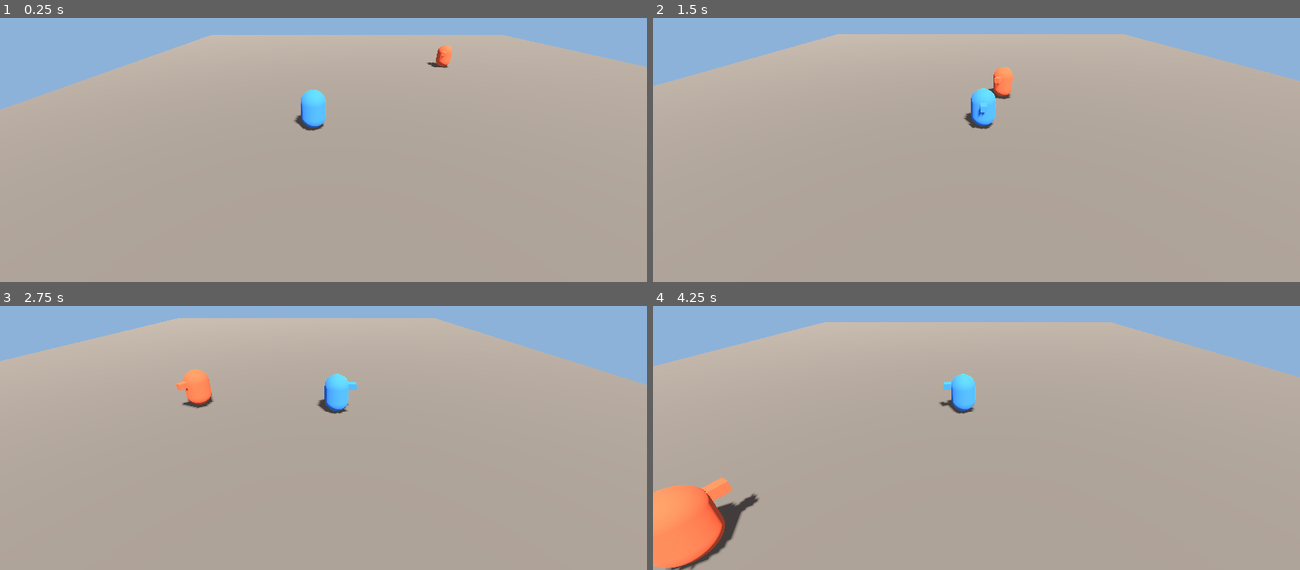
Above: before the commit, frames 1-4 (two rows, left to right).
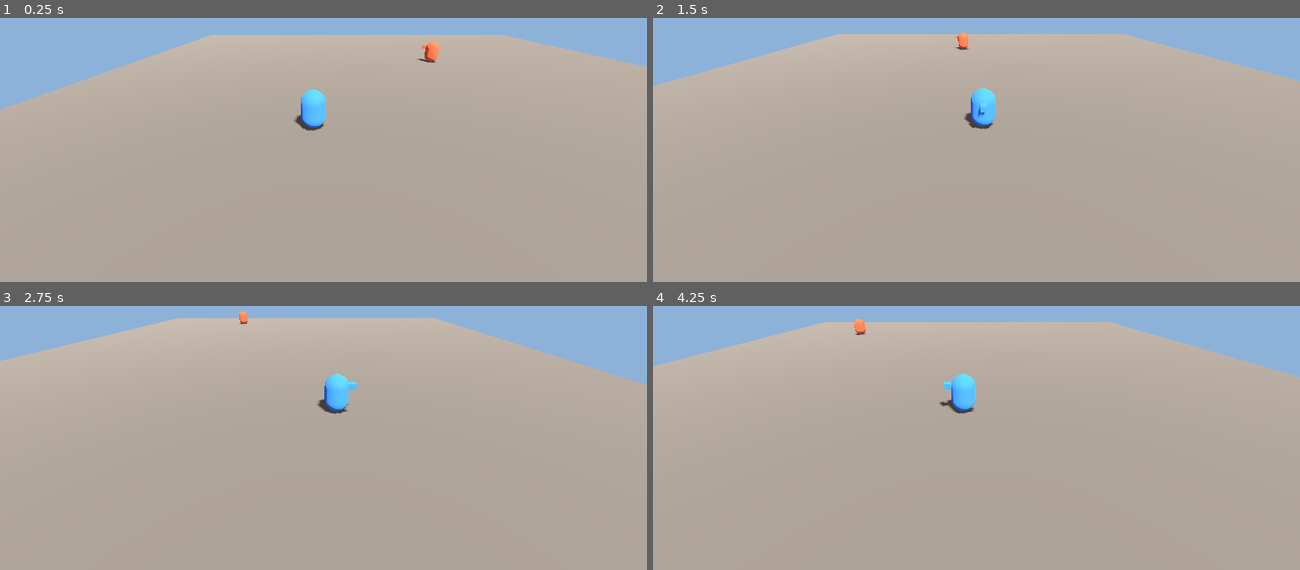
Above: after the commit, the same moments.

Repository: grump606/Scrap-Heap-Heroes
Game: Godot game, scene res://scenes/main.tscn
Same seed, same stepped clock (60 frames per second), same inputs: the game is played once before the commit and once after it.
Inputs (mouse positions are in pixels of both pictures, inside the frame that each line leads up to):
- Up to frame 1 (0.25 s): no input
- Up to frame 2 (1.5 s): tap Enter at 0.5 s; move the mouse to (1118, 81) at 0.52 s; hold D (move_right) 0.53-1.28 s; click (1118, 81) at 0.67 s; move the mouse to (847, 118) at 1.27 s; hold S (move_back) from 1.28 s (still down)
- Up to frame 3 (2.75 s): move the mouse to (388, 308) at 2.02 s; release S (move_back) at 2.03 s; hold D (move_right) from 2.03 s (still down)
- Up to frame 4 (4.25 s): move the mouse to (944, 461) at 2.77 s; release D (move_right) at 2.78 s; hold W (move_forward) 2.78-3.53 s; click (944, 461) at 2.92 s; move the mouse to (1170, 443) at 3.52 s; hold A (move_left) from 3.53 s (still down)

The runs differ from the first frame. In frame 1, 0.3% of the frame differs, in the area x 64-70%, y 8-19%; in frame 2, 0.4%; in frame 3, 0.6%; in frame 4, 3.8%, in the area x 0-33%, y 4-100%.

Commit message:
Harden tests, sim isolation, seeding and replay serialization
- Test runner fails tests that hit script errors, push_error or failed
  asserts (Godot 4.5+ Logger hook) and reports test files that fail to
  load instead of crashing.
- Sim isolation check uses regex rules, ignores comments, and covers
  global RNG calls, Time/OS/Engine/ProjectSettings, file IO and loading;
  a self-test checks the rules against known good and bad lines.
- max_ticks_per_frame moves from MatchRules to MatchRunner: it is frame
  pacing, not versioned gameplay data.
- SimRng.derive_seed hashes seed and stream with SHA-256 instead of a
  linear mix that collided across seeds.
- Replays restore ints after a JSON round trip and store the seed as a
  string so seeds above 2^53 survive. Replay format 3, game version 0.1.1.

Co-Authored-By: Claude Opus 5.5 <noreply@anthropic.com>

Diff:
--- a/data/match_rules.tres
+++ b/data/match_rules.tres
@@ -5,7 +5,6 @@
 [resource]
 script = ExtResource("1")
 tick_rate = 60
-max_ticks_per_frame = 5
 arena_half_size = 20.0
 hero_move_speed = 6.0
 hero_acceleration = 40.0
--- a/game/app/match_runner.gd
+++ b/game/app/match_runner.gd
@@ -6,6 +6,9 @@
 extends Node3D
 
 @export var match_seed: int = 12345
+## Catch-up cap after a long frame or alt-tab (prevents the spiral of death).
+## Frame pacing only: it never changes what the sim computes, so it isn't in MatchRules.
+@export var max_ticks_per_frame: int = 5
 
 var session: MatchSession
 var clock: TickClock
@@ -20,7 +23,7 @@
 
 func start_match(setup: MatchSetup) -> void:
 	session = MatchSession.new(setup)
-	clock = TickClock.new(setup.rules.tick_rate, setup.rules.max_ticks_per_frame)
+	clock = TickClock.new(setup.rules.tick_rate, max_ticks_per_frame)
 
 	_world_view = WorldView.new()
 	add_child(_world_view)
--- a/game/sim/core/command.gd
+++ b/game/sim/core/command.gd
@@ -12,6 +12,7 @@
 var player_id: int
 var tick: int
 var type: int
+## Integers only: analog values are quantized, and replays restore numbers as ints.
 var payload: Dictionary
 ## Arrival order inside a tick, set by CommandBuffer. Used only as a tiebreak.
 var seq: int = 0
--- a/game/sim/core/match_rules.gd
+++ b/game/sim/core/match_rules.gd
@@ -4,8 +4,6 @@
 extends Resource
 
 @export var tick_rate: int = 60
-## Catch-up cap after a long frame or alt-tab (prevents the spiral of death).
-@export var max_ticks_per_frame: int = 5
 @export var arena_half_size: float = 20.0
 @export var hero_move_speed: float = 6.0
 @export var hero_acceleration: float = 40.0
--- a/game/sim/core/replay_log.gd
+++ b/game/sim/core/replay_log.gd
@@ -1,10 +1,12 @@
 ## Everything needed to replay a match exactly: seed, versions, slots (with
 ## spawns), every command, and state hashes to catch desyncs. File IO lives in
-## the app layer; this class is plain data and survives a JSON round trip.
+## the app layer; this class is plain data and survives a JSON round trip:
+## from_dict restores the ints JSON turns into floats, and the seed is stored
+## as a string because JSON numbers lose precision above 2^53.
 class_name ReplayLog
 extends RefCounted
 
-const FORMAT_VERSION := 2
+const FORMAT_VERSION := 3
 ## A state hash is recorded every this many ticks.
 const HASH_INTERVAL := 60
 
@@ -79,7 +81,7 @@
 func to_dict() -> Dictionary:
 	return {
 		"format": FORMAT_VERSION,
-		"seed": match_seed,
+		"seed": str(match_seed),
 		"game_version": game_version,
 		"data_version": data_version,
 		"slots": slots.duplicate(true),
@@ -97,12 +99,32 @@
 		push_warning("replay format %d not supported (expected %d)" % [format, FORMAT_VERSION])
 		return null
 	var r := ReplayLog.new()
-	r.match_seed = int(d["seed"])
+	r.match_seed = str(d["seed"]).to_int()
 	r.game_version = str(d.get("game_version", ""))
 	r.data_version = int(d.get("data_version", 0))
-	r.slots = d.get("slots", []).duplicate(true)
-	r.commands = d.get("commands", []).duplicate(true)
-	r.hashes = d.get("hashes", []).duplicate(true)
+	for s in d.get("slots", []):
+		var sp: Array = s["spawn"]
+		r.slots.append({
+			"player_id": int(s["player_id"]),
+			"team": int(s["team"]),
+			"hero_id": str(s["hero_id"]),
+			"spawn": [float(sp[0]), float(sp[1]), float(sp[2])],
+		})
+	for c in d.get("commands", []):
+		r.commands.append(_normalized_command(c))
+	for e in d.get("hashes", []):
+		r.hashes.append([int(e[0]), str(e[1])])
 	r.final_tick = int(d.get("final_tick", 0))
 	r.final_hash = str(d.get("final_hash", ""))
 	return r
+
+
+## Command payloads hold only quantized integers (see Command), so any number
+## in one is restored to int.
+static func _normalized_command(c: Dictionary) -> Dictionary:
+	var payload := {}
+	var src: Dictionary = c.get("payload", {})
+	for k in src:
+		var v: Variant = src[k]
+		payload[str(k)] = int(v) if (v is float or v is int) else v
+	return {"player_id": int(c["player_id"]), "tick": int(c["tick"]), "type": int(c["type"]), "payload": payload}
--- a/game/sim/core/sim_rng.gd
+++ b/game/sim/core/sim_rng.gd
@@ -20,9 +20,19 @@
 		_streams[s] = r
 
 
-## Mixes a base seed with a stream id. Deterministic on every platform.
+## Mixes a base seed with a stream id: the first 8 bytes of SHA-256 over both.
+## Nearby seeds or stream ids give unrelated results, no two (seed, stream)
+## pairs collide in practice, and there is no integer overflow to worry about.
+## Deterministic on every platform.
 static func derive_seed(p_seed: int, stream_id: int) -> int:
-	return p_seed + (stream_id + 1) * 1000003
+	var bytes := PackedByteArray()
+	bytes.resize(16)
+	bytes.encode_s64(0, p_seed)
+	bytes.encode_s64(8, stream_id)
+	var ctx := HashingContext.new()
+	ctx.start(HashingContext.HASH_SHA256)
+	ctx.update(bytes)
+	return ctx.finish().decode_s64(0)
 
 
 func randf_in(stream: int, lo: float, hi: float) -> float:
--- a/project.godot
+++ b/project.godot
@@ -6,7 +6,7 @@
 [application]
 
 config/name="Scrap Heap Heroes"
-config/version="0.1.0"
+config/version="0.1.1"
 run/main_scene="res://scenes/main.tscn"
 config/features=PackedStringArray("4.3", "Forward Plus")
 
--- /dev/null
+++ b/tests/error_capture.gd
@@ -0,0 +1,32 @@
+## Collects script errors (and push_error / failed asserts) while tests run, so
+## a test that crashes partway through counts as a failure, not a pass.
+## Uses Logger, which needs Godot 4.5+; run_tests.gd loads this only when the
+## engine has it. No class_name, so older engines never parse it.
+extends Logger
+
+var _mutex := Mutex.new()
+var _errors: Array[String] = []
+
+
+func _log_error(function: String, file: String, line: int, code: String, rationale: String,
+		_editor_notify: bool, error_type: int, _script_backtraces: Array[ScriptBacktrace]) -> void:
+	# Warnings are allowed: some tests trigger them on purpose (rejected replays).
+	if error_type == ERROR_TYPE_WARNING:
+		return
+	var what := rationale if rationale != "" else code
+	_mutex.lock()
+	_errors.append("%s (%s:%d in %s)" % [what, file.get_file(), line, function])
+	_mutex.unlock()
+
+
+func _log_message(_message: String, _error: bool) -> void:
+	pass
+
+
+## Returns the errors seen since the last call and clears them.
+func take() -> Array[String]:
+	_mutex.lock()
+	var out := _errors.duplicate()
+	_errors.clear()
+	_mutex.unlock()
+	return out
--- a/tests/run_tests.gd
+++ b/tests/run_tests.gd
@@ -1,6 +1,10 @@
 ## Headless test runner. No window, no scenes, no audio.
+##   godot --headless --path . --import   (once, on a fresh checkout)
 ##   godot --headless --path . -s res://tests/run_tests.gd
 ## Exits 0 when every test passes, 1 otherwise.
+##
+## A test fails if a check fails, or (Godot 4.5+) if it raises a script error,
+## push_error or failed assert, which would otherwise end it early but silently.
 extends SceneTree
 
 const TEST_FILES := [
@@ -9,27 +13,49 @@
 	"res://tests/sim/test_determinism.gd",
 	"res://tests/sim/test_replay.gd",
 	"res://tests/sim/test_sim_isolation.gd",
+	"res://tests/sim/test_sim_rng.gd",
 ]
+const ERROR_CAPTURE_PATH := "res://tests/error_capture.gd"
 
 
 func _initialize() -> void:
+	var capture: Object = null
+	if ClassDB.class_exists("Logger"):
+		capture = load(ERROR_CAPTURE_PATH).new()
+		OS.add_logger(capture)
+	else:
+		print("  NOTE  Godot < 4.5: script errors inside tests are not detected")
+
 	var passed := 0
 	var failed := 0
 	for path in TEST_FILES:
 		var script: GDScript = load(path)
+		if script == null or not script.can_instantiate():
+			failed += 1
+			print("  FAIL  %s :: could not load (parse error?)" % path.get_file())
+			continue
 		for m in script.get_script_method_list():
 			var method: String = m["name"]
 			if not method.begins_with("test_"):
 				continue
+			if capture != null:
+				capture.take()  # Drop anything logged between tests.
 			var t: TestCase = script.new()
 			t.call(method)
-			if t.failures.is_empty():
+			var problems: Array[String] = t.failures.duplicate()
+			if capture != null:
+				for e in capture.take():
+					problems.append("error: " + e)
+			if problems.is_empty():
 				passed += 1
 				print("  PASS  %s :: %s" % [path.get_file(), method])
 			else:
 				failed += 1
 				print("  FAIL  %s :: %s" % [path.get_file(), method])
-				for f in t.failures:
+				for f in problems:
 					print("        - " + f)
+
+	if capture != null:
+		OS.remove_logger(capture)
 	print("\n%d passed, %d failed" % [passed, failed])
 	quit(1 if failed > 0 else 0)
--- a/tests/sim/test_replay.gd
+++ b/tests/sim/test_replay.gd
@@ -39,6 +39,21 @@
 	check_eq(re.desync_tick, -1, "no desync reported")
 
 
+func test_json_round_trip_is_exact() -> void:
+	var live := _recorded(23)
+	var before := live.replay.to_dict()
+	var after := ReplayLog.from_dict(JSON.parse_string(JSON.stringify(before))).to_dict()
+	# var_to_str tells 5 from 5.0, which == does not.
+	check_eq(var_to_str(after), var_to_str(before), "same data and types after JSON")
+
+
+func test_large_seed_survives_json() -> void:
+	var r := ReplayLog.new()
+	r.match_seed = 9007199254740993  # 2^53 + 1: not representable as a JSON number
+	var back := ReplayLog.from_dict(JSON.parse_string(JSON.stringify(r.to_dict())))
+	check_eq(back.match_seed, r.match_seed, "seed exact after JSON")
+
+
 func test_tampered_replay_reports_desync() -> void:
 	var live := _recorded(5)
 	var saved := ReplayLog.from_dict(live.replay.to_dict())
--- a/tests/sim/test_sim_isolation.gd
+++ b/tests/sim/test_sim_isolation.gd
@@ -1,11 +1,20 @@
-## Guards the core rule: game/sim/ never touches scenes, input, audio,
-## frame time or global randomness.
+## Guards the core rule: game/sim/ never touches scenes, input, audio, frame
+## time, the OS, file IO or global randomness. Comments are ignored.
 extends TestCase
 
-const FORBIDDEN := [
-	"extends Node", "extends Control", "get_tree(", "get_node(", "Input.",
-	"AudioStream", "_process(", "_physics_process(", "randf()", "randi()",
-	"randomize(", "Time.get_ticks", "OS.get_ticks",
+## [regex, what it catches, file allowed to use it ("" = none)]
+const RULES := [
+	["\\bextends\\s+(Node|Control|CanvasItem)", "a Node class", ""],
+	["\\bget_(tree|node|viewport)\\(", "scene tree access", ""],
+	["\\bInput(Event\\w*)?\\b", "input", ""],
+	["\\bAudio\\w*", "audio", ""],
+	["\\b_(physics_)?process\\(", "frame callbacks", ""],
+	["\\b(Time|OS|Engine|DisplayServer|ProjectSettings)\\.", "engine/OS state or clocks", ""],
+	["\\b(FileAccess|DirAccess|ResourceLoader|ResourceSaver)\\b", "file IO (belongs in the app layer)", ""],
+	["(?<![\\w.])(pre)?load\\(", "loading resources or scenes", ""],
+	# Global random functions. A method call on an RNG (rng.randf_range) is fine.
+	["(?<![\\w.])(randf|randi|randfn|randf_range|randi_range|randomize|seed|rand_from_seed)\\(", "global randomness", ""],
+	["\\bRandomNumberGenerator\\.new\\(", "an RNG outside SimRng", "sim_rng.gd"],
 ]
 
 
@@ -13,9 +22,57 @@
 	var files := _gd_files("res://game/sim")
 	check(files.size() > 5, "found sim scripts")
 	for path in files:
-		var text := FileAccess.get_file_as_string(path)
-		for token in FORBIDDEN:
-			check(not text.contains(token), "%s uses forbidden '%s'" % [path, token])
+		for problem in violations(path.get_file(), FileAccess.get_file_as_string(path)):
+			failures.append("%s: %s" % [path, problem])
+
+
+## The rules themselves must catch what they claim to, or the test above
+## passes for the wrong reason.
+func test_rules_catch_known_violations() -> void:
+	var bad := {
+		"extends Node3D": "a Node class",
+		"var x := randf_range(0, 1)": "global randomness",
+		"randomize()": "global randomness",
+		"var t := Time.get_ticks_msec()": "engine/OS state or clocks",
+		"var d := Input.get_vector(a, b, c, d)": "input",
+		"var s := preload(\"res://x.tscn\")": "loading resources or scenes",
+		"var f := FileAccess.open(p, 1)": "file IO (belongs in the app layer)",
+		"var r := RandomNumberGenerator.new()": "an RNG outside SimRng",
+	}
+	for line in bad:
+		var found := violations("other.gd", line)
+		check(found.size() == 1 and found[0].begins_with(bad[line]), "'%s' should be flagged as %s (got %s)" % [line, bad[line], str(found)])
+
+	var good := [
+		"return _streams[stream].randf_range(lo, hi)",
+		"h.move_input = cmd.move_dir()",
+		"var ok := can_load_replay(r)",
+		"# Never call randf() or touch Input. here.",
+		"func reload_state() -> void:",
+	]
+	for line in good:
+		check(violations("other.gd", line).is_empty(), "'%s' should be allowed (got %s)" % [line, str(violations("other.gd", line))])
+
+	check(violations("sim_rng.gd", "var r := RandomNumberGenerator.new()").is_empty(), "SimRng may create RNGs")
+
+
+## Every rule broken by this source, as "what (line N)".
+static func violations(file_name: String, source: String) -> Array[String]:
+	var out: Array[String] = []
+	var lines := source.split("\n")
+	for rule in RULES:
+		if rule[2] != "" and file_name == rule[2]:
+			continue
+		var re := RegEx.create_from_string(rule[0])
+		for i in lines.size():
+			if re.search(_strip_comment(lines[i])) != null:
+				out.append("%s (line %d)" % [rule[1], i + 1])
+	return out
+
+
+static func _strip_comment(line: String) -> String:
+	var hash_at := line.find("#")
+	return line if hash_at == -1 else line.substr(0, hash_at)
 
 
 func _gd_files(dir_path: String) -> Array[String]:
--- /dev/null
+++ b/tests/sim/test_sim_rng.gd
@@ -0,0 +1,23 @@
+extends TestCase
+
+
+func test_derived_seeds_do_not_collide() -> void:
+	var seen := {}
+	for s in [0, 1, 2, 42, 43, 1000003, 1000045, -1]:
+		for stream in 8:
+			var v := SimRng.derive_seed(s, stream)
+			check(not seen.has(v), "seed %d stream %d collides with %s" % [s, stream, str(seen.get(v))])
+			seen[v] = [s, stream]
+
+
+func test_derive_seed_is_stable() -> void:
+	check_eq(SimRng.derive_seed(42, 1), SimRng.derive_seed(42, 1), "same inputs, same seed")
+
+
+func test_streams_are_independent() -> void:
+	var a := SimRng.new(7)
+	var b := SimRng.new(7)
+	# Rolling one stream must not shift another.
+	for i in 10:
+		a.randf_in(SimRng.Stream.LOOT, 0.0, 1.0)
+	check_eq(a.randi_in(SimRng.Stream.GAMEPLAY, 0, 1 << 30), b.randi_in(SimRng.Stream.GAMEPLAY, 0, 1 << 30), "GAMEPLAY unaffected by LOOT rolls")
Not shown, added: tests/error_capture.gd.uid
Not shown, added: tests/sim/test_sim_rng.gd.uid
